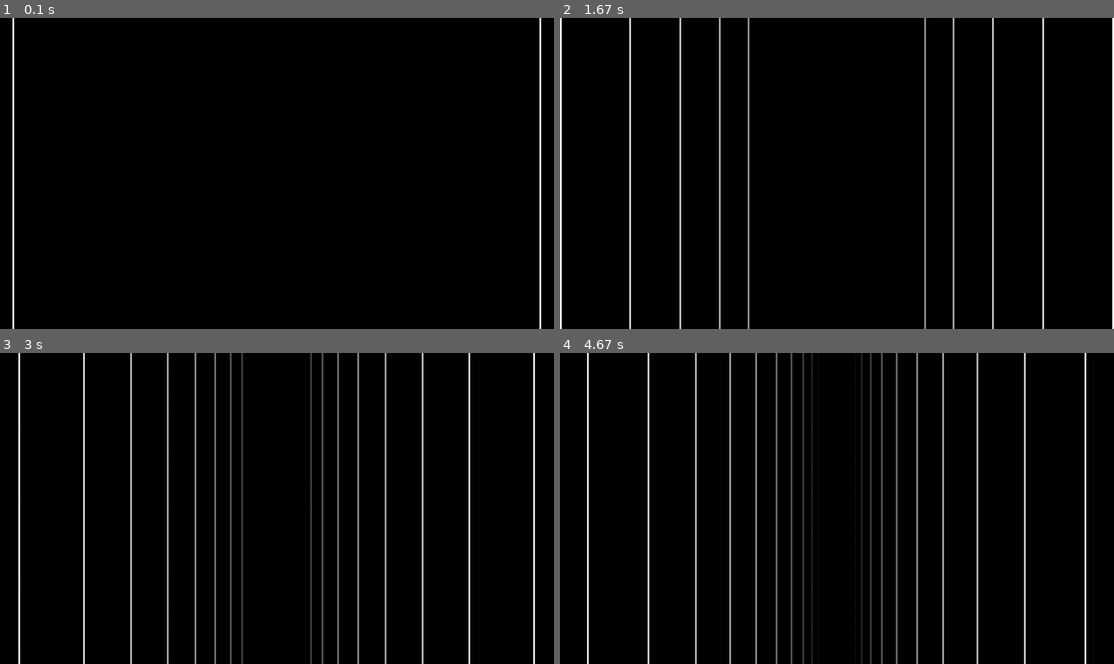
Above: before the commit, frames 1-4 (two rows, left to right).
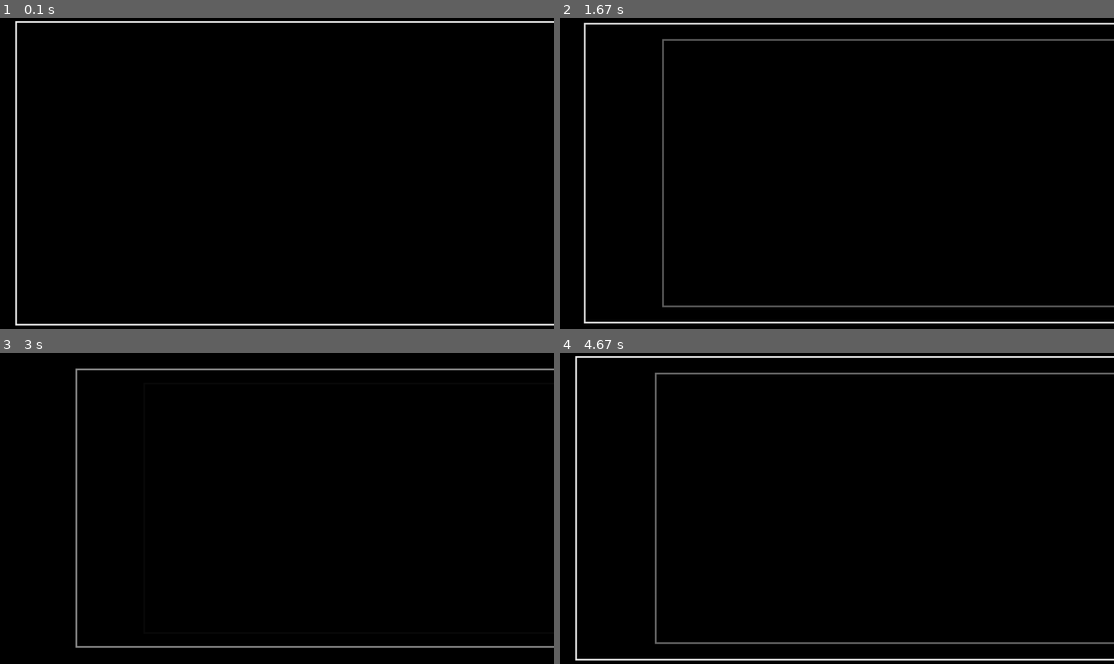
Above: after the commit, the same moments.

Repository: tmntr/Auditory_Game
Game: pygame game, started from New libraries/wobbling.py
Two runs of this game, one before a commit and one after it. Both use one fixed random seed, a clock stepped at 60 frames per second and the inputs below.
Inputs:
- Up to frame 1 (0.1 s): no input
- Up to frame 2 (1.67 s): no input
- Up to frame 3 (3 s): no input
- Up to frame 4 (4.67 s): no input

The runs differ from the first frame. In frame 1, 2.5% of the frame differs, in the area x 2-100%, y 0-100%; in frame 2, 6.6%; in frame 3, 7.4%; in frame 4, 9.7%.

Commit message:
Wobbled and began profiling

Diff:
--- a/New libraries/sounding.py
+++ b/New libraries/sounding.py
@@ -1,6 +1,7 @@
 import numpy as np
 import pyaudio
 from wavio import read
+from spacing import Physical
 import math
 import time
 
@@ -93,7 +94,15 @@
 
 
 class Profiler:
-    def __init__(self):
+    def __init__(self,phys):
+        #phys is the physical object
+        self.phys = phys
+
+    def invsquare(self,soundsample,ophys):
+        distance = self.phys.dist(ophys)+self.phys.w0
+        scalefactor = ophys.wo**2/(ophys.w0+distance)**2
+
+
 
 
 
--- a/New libraries/Spacing.py
+++ b/New libraries/spacing.py
@@ -9,9 +9,10 @@
 
 #Creating a superclass that will allow basic spatial operations and comparisons to be made
 class Physical:
-    def __init__(self,x,y,d=None):
+    def __init__(self,x,y,w0=0.3,d=None):
         self.x = x
         self.y = y
+        self.w0 = w0
         #will always be positive
         self.direction = d#%2*math.pi
 
--- a/New libraries/wobbling.py
+++ b/New libraries/wobbling.py
@@ -1,66 +1,87 @@
 import pygame
 import time
 
-numberofwobbles = 10
+numberofwobbles = 2
 
 SCREENWIDTH = 1600
 SCREENHEIGHT = 900
 
-MAXAGE = 4
-MAXDISTANCE = 10
-
+MAXAGE = 1
+MAXDISTANCE = 1
+z0 = 0.5
 pygame.init()
 
 screen = pygame.display.set_mode((SCREENWIDTH, SCREENHEIGHT))
 
 class Wobble:
     def __init__(self,screen,forward,right):
+        self.border=5
         self.screen = screen
         self.forward = forward
         self.right = right
         self.width = SCREENWIDTH
-        self.height = SCREENHEIGHT+20
+        self.height = SCREENHEIGHT
         self.age = 0
-        self.x = SCREENWIDTH/2
-        self.y = SCREENHEIGHT/2
+        self.x = 0
+        self.y = 0
+        self.initialstrength = 1
         self.z = 0
+        if self.forward < 0:
+            self.z = MAXDISTANCE
 
+    def distance(self):
+        if self.forward > 0:
+            return (self.x**2+self.y**2+self.z**2)**0.5
+        else:
+            return (self.x**2+self.y**2+(MAXDISTANCE-self.z**2))**0.5
     def cycle(self,time=0):
         self.age += time
-        self.x += self.right*time*340
+        self.x += self.right*time
         self.z += self.forward*time
-        self.width = SCREENWIDTH*(1/2**(self.z))
+        self.width = SCREENWIDTH*z0/(z0+self.z)
+        self.height = SCREENHEIGHT*z0/(z0+self.z)
+
+        #self.width = SCREENWIDTH*(1/2**(self.z))
         #self.height = SCREENHEIGHT*(1/2**(self.z))
 
+    def display(self):
 
-    def display(self):
-        colour = int(255*(1-self.age/MAXAGE))
+        colour = int(255*self.initialstrength*(1-self.distance()/MAXDISTANCE))
 
-        pygame.draw.rect(self.screen,(colour,colour,colour),pygame.Rect(self.x-self.width/2,self.y-self.height/2,self.width,self.height),5)
+        apparentx = self.x*340*z0/(z0+self.z)
+
+        pygame.draw.rect(self.screen,(colour,colour,colour),pygame.Rect(apparentx-self.width/2+SCREENWIDTH/2,self.y-self.height/2+SCREENHEIGHT/2,self.width,self.height),self.border)
 
 
 
-forward = 1
-right = 0
+forward = 0.125
+right = 1
 
 wobbles = [Wobble(screen,forward,right)]
 
 time0 = 0
 time1 = time.time()
 while True:
+    #thinking
     time0 = time.time()
     deltatime = time0 - time1
-    screen.fill(0)
     wobblekilllist = []
     for wobble in wobbles:
-        wobble.display()
         wobble.cycle(deltatime)
-        if wobble.age > MAXAGE:
+        if wobble.distance() > MAXDISTANCE:
             wobblekilllist.append(wobble)
-    if len(wobbles) < numberofwobbles:
-        if wobbles[-1].age > MAXAGE / numberofwobbles:
-            wobbles.append(Wobble(screen, forward, right))
+    time1 = time0
+    if not len(wobbles):
+        wobbles.append(Wobble(screen, forward, right))
+    else:
+        if len(wobbles) < numberofwobbles:
+            if wobbles[-1].distance() > MAXDISTANCE / numberofwobbles:
+                wobbles.append(Wobble(screen, forward, right))
     for item in wobblekilllist:
         wobbles.remove(item)
-    pygame.display.flip()
-    time1 = time0
+    if deltatime >= 0:
+        #showing
+        screen.fill(0)
+        for wobble in wobbles:
+            wobble.display()
+        pygame.display.flip()
